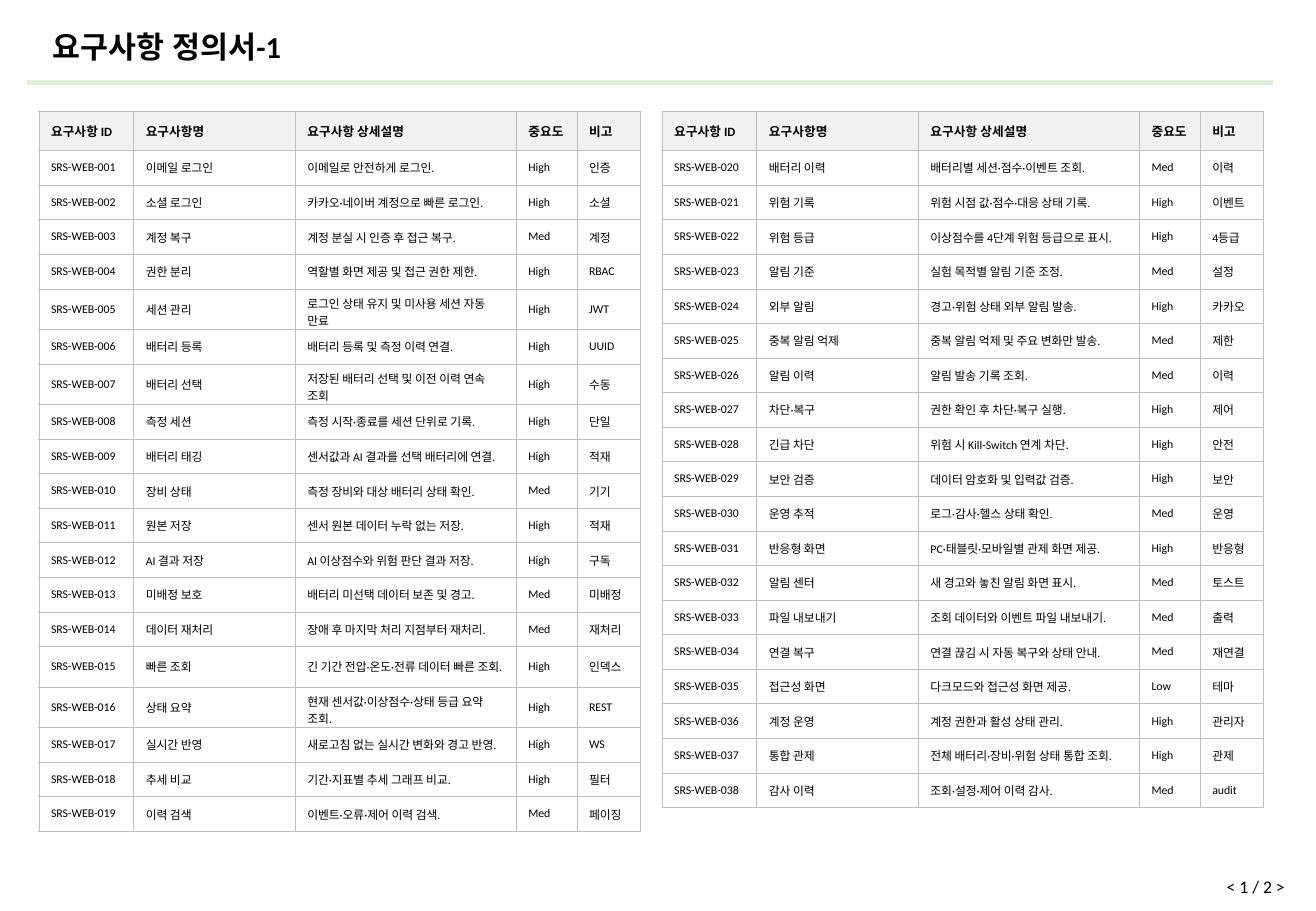
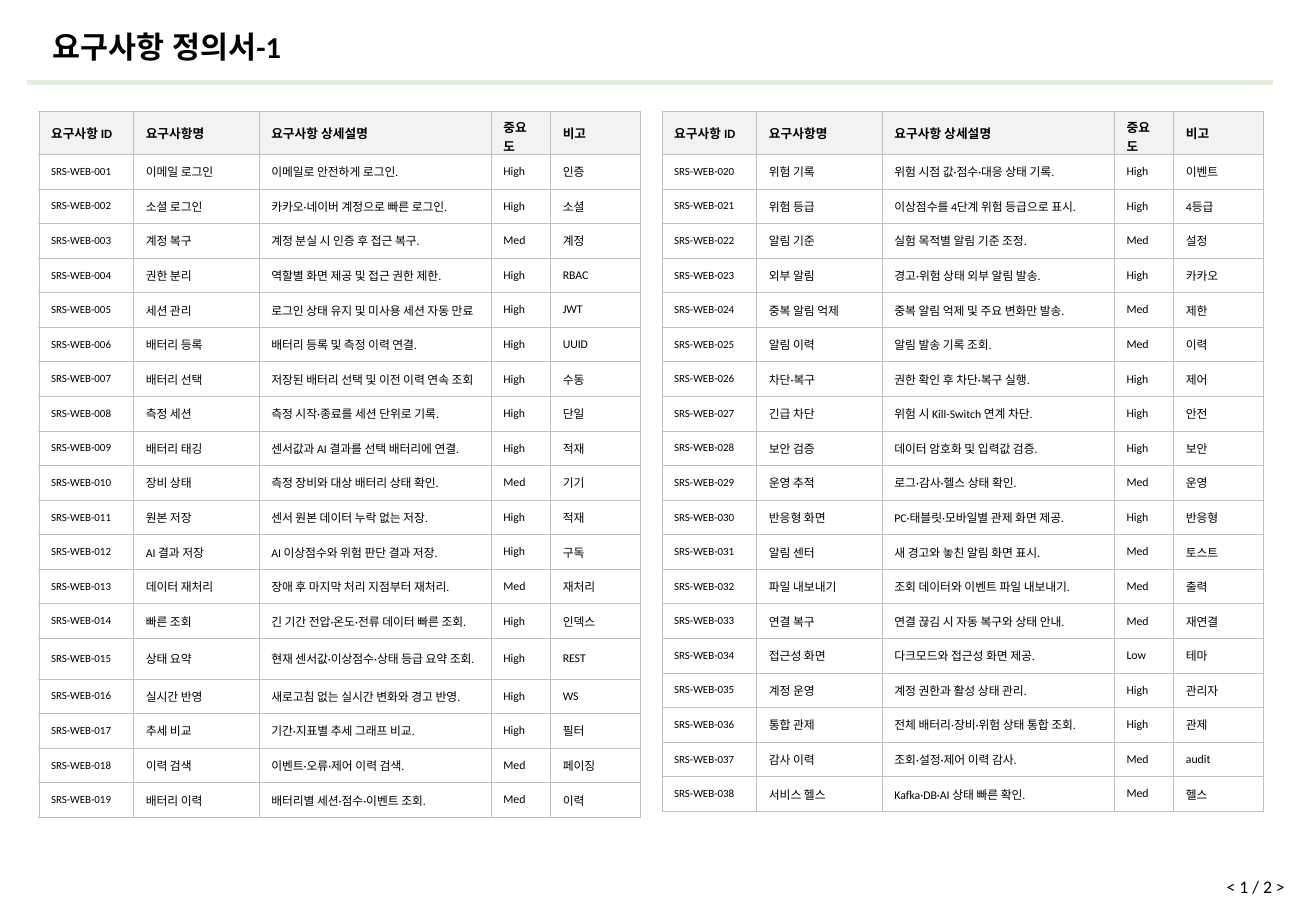
Before and after one commit to ricky30825-creator/BMS, a slide deck: slide 32 of 설계 산출물/설계 산출물_v4_6.29.pptx. Drawn at 1316x911 pixels with LibreOffice and Linux fonts; fonts in the diff are those of the drawing. Boxes give left, top, right and bottom in pixels: in the first picture for what was removed or moved away, otherwise in the second. Text is boxed around its words. In the diff, an @@ line names an element or a change of style, - is before the commit and + after.

```diff
--- a/설계 산출물/설계 산출물_v4_6.29.pptx
+++ b/설계 산출물/설계 산출물_v4_6.29.pptx
@@ table at <box>39,112,640,810</box> @@
-row 14: SRS-WEB-013 | 미배정 보호 | 배터리 미선택 데이터 보존 및 경고. | Med | 미배정
+row 14: SRS-WEB-013 | 데이터 재처리 | 장애 후 마지막 처리 지점부터 재처리. | Med | 재처리
-row 15: SRS-WEB-014 | 데이터 재처리 | 장애 후 마지막 처리 지점부터 재처리. | Med | 재처리
+row 15: SRS-WEB-014 | 빠른 조회 | 긴 기간 전압·온도·전류 데이터 빠른 조회. | High | 인덱스
-row 16: SRS-WEB-015 | 빠른 조회 | 긴 기간 전압·온도·전류 데이터 빠른 조회. | High | 인덱스
+row 16: SRS-WEB-015 | 상태 요약 | 현재 센서값·이상점수·상태 등급 요약 조회. | High | REST
-row 17: SRS-WEB-016 | 상태 요약 | 현재 센서값·이상점수·상태 등급 요약 조회. | High | REST
+row 17: SRS-WEB-016 | 실시간 반영 | 새로고침 없는 실시간 변화와 경고 반영. | High | WS
-row 18: SRS-WEB-017 | 실시간 반영 | 새로고침 없는 실시간 변화와 경고 반영. | High | WS
+row 18: SRS-WEB-017 | 추세 비교 | 기간·지표별 추세 그래프 비교. | High | 필터
-row 19: SRS-WEB-018 | 추세 비교 | 기간·지표별 추세 그래프 비교. | High | 필터
+row 19: SRS-WEB-018 | 이력 검색 | 이벤트·오류·제어 이력 검색. | Med | 페이징
-row 20: SRS-WEB-019 | 이력 검색 | 이벤트·오류·제어 이력 검색. | Med | 페이징
+row 20: SRS-WEB-019 | 배터리 이력 | 배터리별 세션·점수·이벤트 조회. | Med | 이력
@@ size 7 to 6.5 pt in "SRS-WEB-001", "SRS-WEB-002", "SRS-WEB-003", "SRS-WEB-004" and 15 more places @@
@@ table at <box>662,112,1264,808</box> @@
-row 2: SRS-WEB-020 | 배터리 이력 | 배터리별 세션·점수·이벤트 조회. | Med | 이력
+row 2: SRS-WEB-020 | 위험 기록 | 위험 시점 값·점수·대응 상태 기록. | High | 이벤트
-row 3: SRS-WEB-021 | 위험 기록 | 위험 시점 값·점수·대응 상태 기록. | High | 이벤트
+row 3: SRS-WEB-021 | 위험 등급 | 이상점수를 4단계 위험 등급으로 표시. | High | 4등급
-row 4: SRS-WEB-022 | 위험 등급 | 이상점수를 4단계 위험 등급으로 표시. | High | 4등급
+row 4: SRS-WEB-022 | 알림 기준 | 실험 목적별 알림 기준 조정. | Med | 설정
-row 5: SRS-WEB-023 | 알림 기준 | 실험 목적별 알림 기준 조정. | Med | 설정
+row 5: SRS-WEB-023 | 외부 알림 | 경고·위험 상태 외부 알림 발송. | High | 카카오
-row 6: SRS-WEB-024 | 외부 알림 | 경고·위험 상태 외부 알림 발송. | High | 카카오
+row 6: SRS-WEB-024 | 중복 알림 억제 | 중복 알림 억제 및 주요 변화만 발송. | Med | 제한
-row 7: SRS-WEB-025 | 중복 알림 억제 | 중복 알림 억제 및 주요 변화만 발송. | Med | 제한
+row 7: SRS-WEB-025 | 알림 이력 | 알림 발송 기록 조회. | Med | 이력
-row 8: SRS-WEB-026 | 알림 이력 | 알림 발송 기록 조회. | Med | 이력
+row 8: SRS-WEB-026 | 차단·복구 | 권한 확인 후 차단·복구 실행. | High | 제어
-row 9: SRS-WEB-027 | 차단·복구 | 권한 확인 후 차단·복구 실행. | High | 제어
+row 9: SRS-WEB-027 | 긴급 차단 | 위험 시 Kill-Switch 연계 차단. | High | 안전
-row 10: SRS-WEB-028 | 긴급 차단 | 위험 시 Kill-Switch 연계 차단. | High | 안전
+row 10: SRS-WEB-028 | 보안 검증 | 데이터 암호화 및 입력값 검증. | High | 보안
-row 11: SRS-WEB-029 | 보안 검증 | 데이터 암호화 및 입력값 검증. | High | 보안
+row 11: SRS-WEB-029 | 운영 추적 | 로그·감사·헬스 상태 확인. | Med | 운영
-row 12: SRS-WEB-030 | 운영 추적 | 로그·감사·헬스 상태 확인. | Med | 운영
+row 12: SRS-WEB-030 | 반응형 화면 | PC·태블릿·모바일별 관제 화면 제공. | High | 반응형
-row 13: SRS-WEB-031 | 반응형 화면 | PC·태블릿·모바일별 관제 화면 제공. | High | 반응형
+row 13: SRS-WEB-031 | 알림 센터 | 새 경고와 놓친 알림 화면 표시. | Med | 토스트
-row 14: SRS-WEB-032 | 알림 센터 | 새 경고와 놓친 알림 화면 표시. | Med | 토스트
+row 14: SRS-WEB-032 | 파일 내보내기 | 조회 데이터와 이벤트 파일 내보내기. | Med | 출력
-row 15: SRS-WEB-033 | 파일 내보내기 | 조회 데이터와 이벤트 파일 내보내기. | Med | 출력
+row 15: SRS-WEB-033 | 연결 복구 | 연결 끊김 시 자동 복구와 상태 안내. | Med | 재연결
-row 16: SRS-WEB-034 | 연결 복구 | 연결 끊김 시 자동 복구와 상태 안내. | Med | 재연결
+row 16: SRS-WEB-034 | 접근성 화면 | 다크모드와 접근성 화면 제공. | Low | 테마
-row 17: SRS-WEB-035 | 접근성 화면 | 다크모드와 접근성 화면 제공. | Low | 테마
+row 17: SRS-WEB-035 | 계정 운영 | 계정 권한과 활성 상태 관리. | High | 관리자
-row 18: SRS-WEB-036 | 계정 운영 | 계정 권한과 활성 상태 관리. | High | 관리자
+row 18: SRS-WEB-036 | 통합 관제 | 전체 배터리·장비·위험 상태 통합 조회. | High | 관제
-row 19: SRS-WEB-037 | 통합 관제 | 전체 배터리·장비·위험 상태 통합 조회. | High | 관제
+row 19: SRS-WEB-037 | 감사 이력 | 조회·설정·제어 이력 감사. | Med | audit
-row 20: SRS-WEB-038 | 감사 이력 | 조회·설정·제어 이력 감사. | Med | audit
+row 20: SRS-WEB-038 | 서비스 헬스 | Kafka·DB·AI 상태 빠른 확인. | Med | 헬스
@@ size 7 to 6.5 pt in "SRS-WEB-020", "SRS-WEB-021", "SRS-WEB-022", "SRS-WEB-023" and 15 more places @@
```
Also in this commit, not shown: 1 other slide changed, 1 other file.
